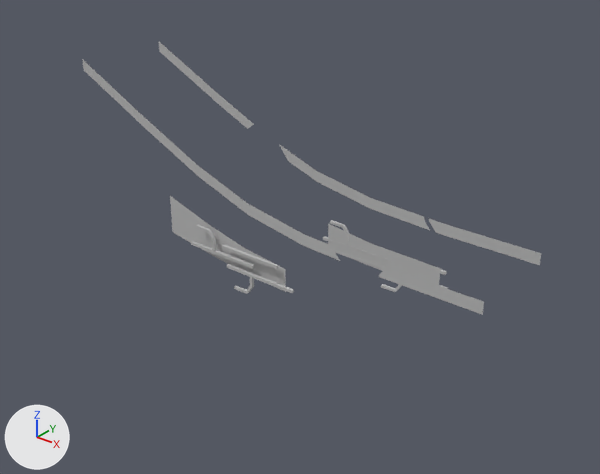
The FBX model Assets/Models/collisionMeshes/detailedMeshes/m_trans0to35_main_4x2.fbx, before and after one commit.
One viewpoint serves both versions: a 50 mm camera at (3.03, -4.93, 2.68) aimed at (-0.85, -0.08, -0.32). Lighting does not change. The marker at lower left points along +X, +Y and +Z. Where no turn or scale is listed for an object, it has been applied to the vertices.

Names of what the first picture shows: 'darkBlue', 'lightBlue'.
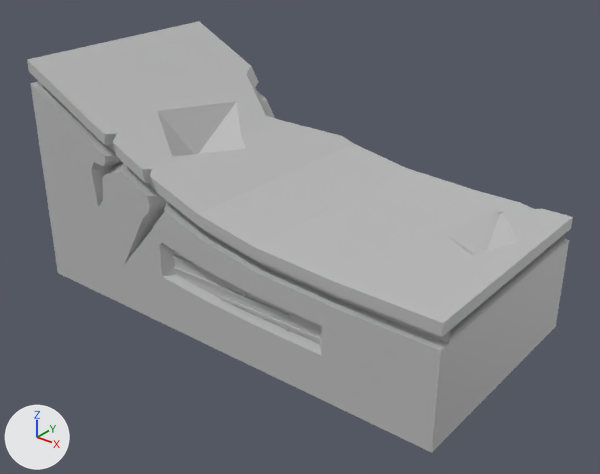
Changed parts and their boxes (x1, y1, x2, y2) in the pictures (600 x 474 px; the box of a moved part takes in the faces that stretch with it):
'main', now drawn
    after: (27, 21, 573, 453)
    faces in mat_lambert6 (grey #bcbcbc): (27, 21, 573, 453)
    faces in mat_lambert1 (grey #bcbcbc): (91, 66, 519, 263)
'darkBlue', reshaped
    before: (82, 42, 541, 315)
    after: (107, 145, 450, 345)
'lightBlue', reshaped, moved
    before: (191, 220, 448, 294)
    after: (172, 255, 321, 342)
part 2 of me_mesh_001, moved or reshaped
    before: (223, 245, 278, 269)
    after: (172, 255, 212, 274)
part 3 of me_mesh_001, moved or reshaped (not visible afterwards)
    before: (323, 220, 389, 262)
part 4 of me_mesh_001, moved or reshaped (not visible afterwards)
    before: (333, 249, 448, 292)
part 5 of me_mesh_001, moved or reshaped (not visible afterwards)
    before: (385, 252, 447, 275)
part 6 of me_mesh_001, moved or reshaped
    before: (191, 241, 213, 253)
    after: (173, 267, 242, 298)
part 7 of me_mesh_001, moved or reshaped
    before: (227, 264, 251, 277)
    after: (221, 296, 286, 327)
part 8 of me_mesh_001, moved or reshaped
    before: (196, 225, 254, 294)
    after: (242, 290, 289, 332)
part 9 of me_mesh_001, moved or reshaped
    before: (252, 274, 294, 293)
    after: (288, 324, 321, 342)

Diff of the bpy script that builds the scene:
```diff
--- a/Assets/Models/collisionMeshes/detailedMeshes/m_trans0to35_main_4x2.fbx.py
+++ b/Assets/Models/collisionMeshes/detailedMeshes/m_trans0to35_main_4x2.fbx.py
@@ me_mesh @@
 # used by ob_darkblue; location = (0.0, 0.0, 0.0)
-me_mesh.from_pydata(...)  # 54 vertices, 18 faces; spans x -3.0..1.0, y -0.45..0.45, z -0.69..0.9
+me_mesh.from_pydata(...)  # 56 vertices, 19 faces; spans x -3.0..1.0, y -0.92..0.95, z -0.6..0.9
+# me_mesh part 1: the whole mesh is rebuilt
 me_mesh.materials.append(mat_lambert6)
@@ me_mesh_001 @@
 # used by ob_lightblue; location = (0.0, 0.0, 0.0)
-me_mesh_001.from_pydata(...)  # 168 vertices, 156 faces; spans x -1.74..0.27, y -0.48..0.45, z -0.85..-0.31
+me_mesh_001.from_pydata(...)  # 168 vertices, 156 faces; spans x -1.98..0.14, y -0.93..0.97, z -0.88..-0.27
+# me_mesh_001 part 2: the loose piece of 12 vertices spanning x -1.36..-0.78, y -0.48..-0.45, z -0.43..-0.41 is moved by (-0.18, -0.46, -0.08)
+# me_mesh_001 part 3: the loose piece of 36 vertices spanning x -0.99..-0.29, y 0.42..0.45, z -0.58..-0.38 is moved by (-0.92, 0.51, 0.11)
+# me_mesh_001 part 4: the loose piece of 36 vertices spanning x -1.05..0.27, y 0.42..0.45, z -0.85..-0.65 is moved by (-0.92, 0.51, 0.11)
+# me_mesh_001 part 5: the loose piece of 12 vertices spanning x -0.33..0.24, y 0.43..0.45, z -0.53..-0.5 is moved by (-0.92, 0.51, 0.11)
+# me_mesh_001 part 6: all 4 vertices in x -1.74, y -0.48..-0.45, z -0.52..-0.49 are moved by (0.22, -0.46, -0.1)
+# me_mesh_001 part 7: all 4 vertices in x -1.32, y -0.48..-0.45, z -0.6..-0.58 are moved by (0.37, -0.46, -0.1)
+# me_mesh_001 part 8: 60 of the vertices in x -1.66..-1.03, y -0.48..-0.45, z -0.78..-0.31 are moved by (0.76, -0.46, -0.1)
+# me_mesh_001 part 9: 4 of the vertices in x -0.62, y -0.48..-0.45, z -0.6..-0.58 are moved by (0.76, -0.46, -0.1)
 me_mesh_001.materials.append(mat_lambert1)
@@ me_mesh_002 @@
+me_mesh_002.from_pydata(...)  # 241 vertices, 181 faces; spans x -300.0..100.0, y -100.0..100.0, z -100.0..100.0
+# faces by material slot: [36, 145]
+me_mesh_002.materials.append(mat_lambert1)  # grey #bcbcbc
+me_mesh_002.materials.append(mat_lambert6)  # grey #bcbcbc
@@ ob_lightblue @@
 ob_lightblue = bpy.data.objects.new('lightBlue', me_mesh_001)
-ob_lightblue.location = (0.0, 0.0, 0.0)
+ob_lightblue.location = (0.0, 0.0, 0.136)
@@ ob_main @@
-ob_main = bpy.data.objects.new('main', None)
+ob_main = bpy.data.objects.new('main', me_mesh_002)
 ob_main.parent = ob_slope
```
